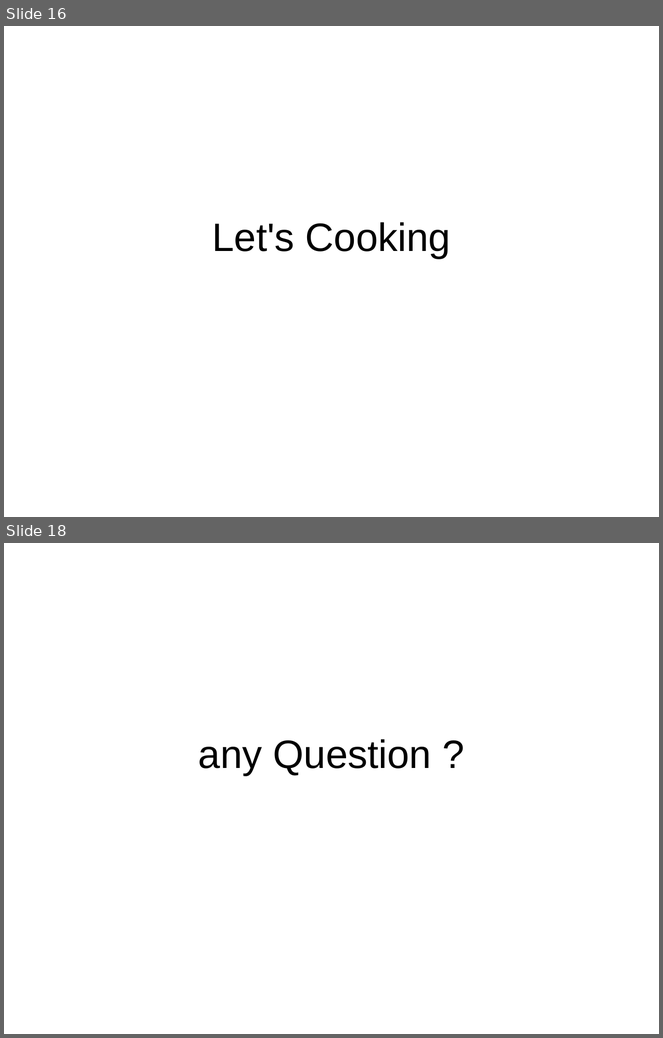
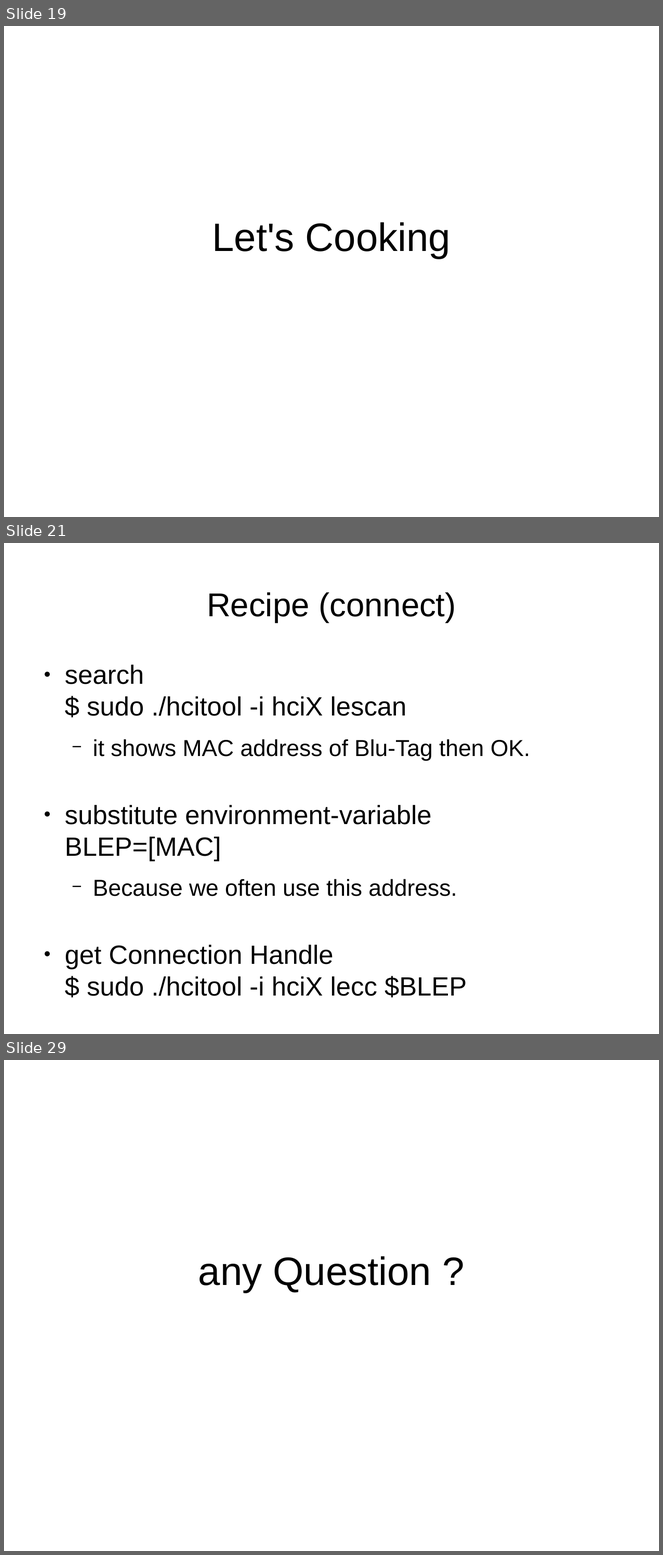
Before and after one commit to andromedroid/ame, a slide deck: doc/ble/ring_blu-tag_from_linux.odp. Shown one above the other, each under a label of ours: slides 16 and 18 before the commit, slides 19, 21 and 29 after it; the slides between them are not shown. The pictures are 663x1038 and 663x1555 pixels, drawn with LibreOffice and Linux fonts; fonts in the diff are those of the drawing. Boxes give left, top, right and bottom in pixels: in the first picture for what was removed or moved away, otherwise in the second. Text is boxed around its words. In the diff, an @@ line names an element or a change of style, - is before the commit and + after.

```diff
--- a/doc/ble/ring_blu-tag_from_linux.odp
+++ b/doc/ble/ring_blu-tag_from_linux.odp
@@ slide 21 added at [4,543,659,1034], background #FFFFFF @@
@@ title added at [207,592,456,623], 40 pt, text #000000 @@
+Recipe (connect)
@@ text added at [65,665,530,998], 32 pt, text #000000 @@
+● search
+  $ sudo ./hcitool -i hciX lescan
+  − it shows MAC address of Blu-Tag then OK.
+● substitute environment-variable
+  BLEP=[MAC]
+  − Because we often use this address.
+● get Connection Handle
+  $ sudo ./hcitool -i hciX lecc $BLEP
@@ what was slide 16 is now slide 19 @@
@@ what was slide 18 is now slide 29 @@
```
Also in this commit, not shown: 6 slides changed, 11 other slides added.
